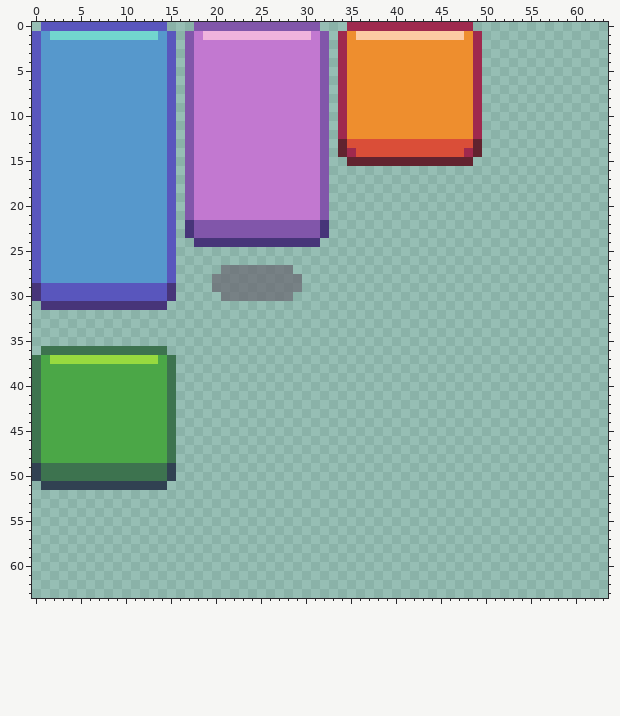
Two versions of one pixel-art sprite, images/quq0.png. The picture above is the old version.
The file is 64x64 pixels. The old version is drawn lined up with the new one.
After:
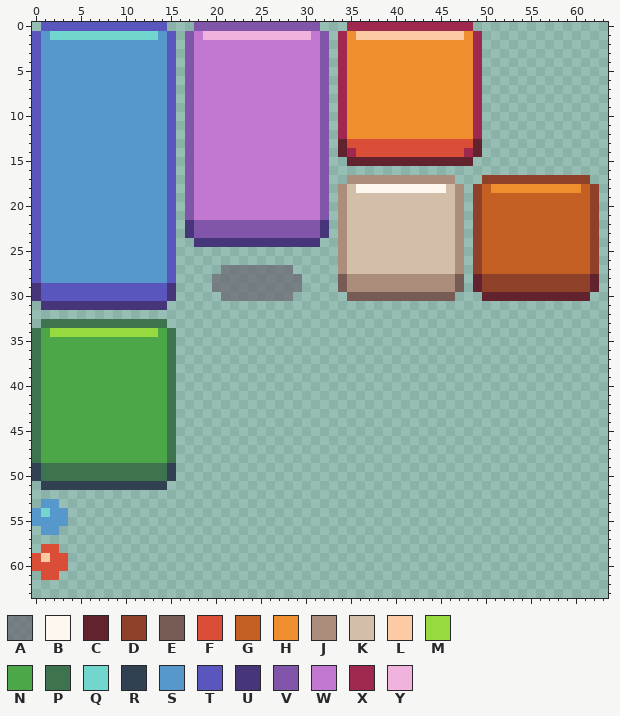
Palette (. is transparent): A #68626daa  B #fdf7ed  C #62232f  D #8f4029  E #775c55  F #da4e38  G #c56025  H #ee8e2e  J #aa8d7a  K #d3bfa9  L #fccba3  M #97da3f  N #4ba747  P #3d734f  Q #72d6ce  R #314152  S #5698cc  T #5956bd  U #473579  V #8156aa  W #c278d0  X #9f294e  Y #f0b3dd
Difference:
drawings rearranged on the sheet (the old picture shows each at its new place)
y 17: x 35..46 ............ -> JJJJJJJJJJJJ; x 50..61 ............ -> DDDDDDDDDDDD
y 18: x 34..47 .............. -> JKBBBBBBBBBBKJ; x 49..62 .............. -> DGHHHHHHHHHHGD
y 19..27: x 34..47 .............. -> JKKKKKKKKKKKKJ; x 49..62 .............. -> DGGGGGGGGGGGGD
y 28..29: x 34..47 .............. -> EJJJJJJJJJJJJE; x 49..62 .............. -> CDDDDDDDDDDDDC
y 30: x 35..46 ............ -> EEEEEEEEEEEE; x 50..61 ............ -> CCCCCCCCCCCC
y 33: x 1..14 .............. -> PPPPPPPPPPPPPP
y 34: x 0..15 ................ -> PNMMMMMMMMMMMMNP
y 35: x 0..15 ................ -> PNNNNNNNNNNNNNNP
y 36: x 0..15 .PPPPPPPPPPPPPP. -> PNNNNNNNNNNNNNNP
y 37: x 2..13 MMMMMMMMMMMM -> NNNNNNNNNNNN
y 53: x 1..2 .. -> SS
y 54: x 0..3 .... -> SQSS
y 55: x 0..3 .... -> SSSS
y 56: x 1..2 .. -> SS
y 58: x 1..2 .. -> FF
y 59: x 0..3 .... -> FLFF
y 60: x 0..3 .... -> FFFF
y 61: x 1..2 .. -> FF
Pixel boxes of the changes (left, top, right, bottom) in both pictures:
added: (338, 175, 599, 301)
changed: (32, 319, 176, 364)
added: (32, 499, 68, 580)
